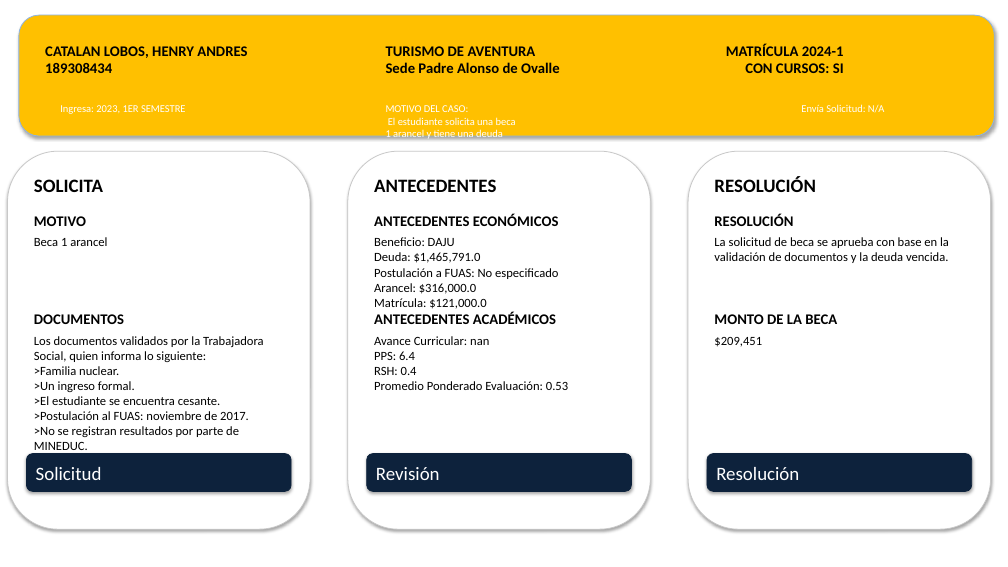
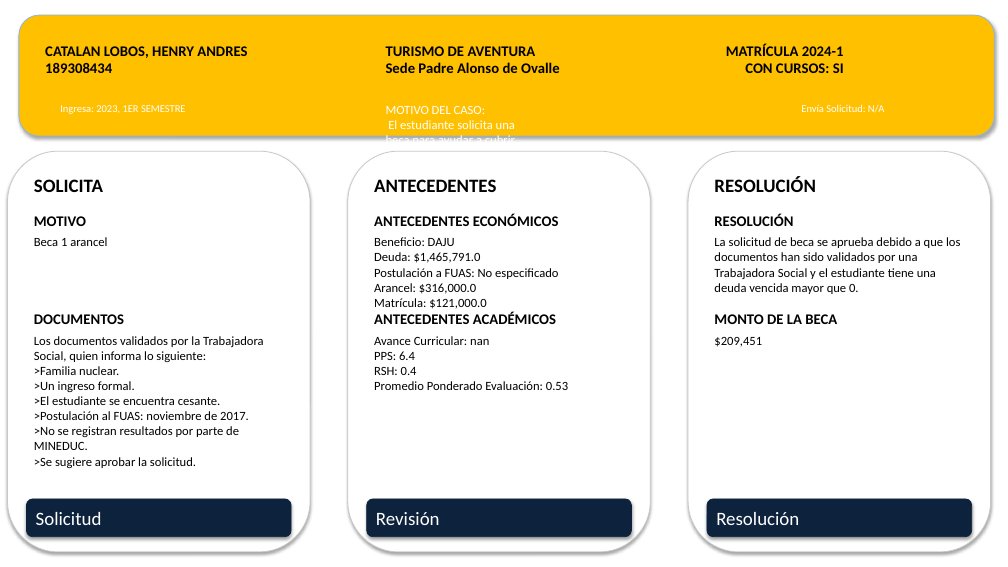
Before and after one commit to davidtroncosop/revdoc_ppt, a slide deck: slide 20 of propuestas_resolucion.pptx. Drawn at 1008x567 pixels with LibreOffice and Linux fonts; fonts in the diff are those of the drawing. Boxes give left, top, right and bottom in pixels: in the first picture for what was removed or moved away, otherwise in the second. Text is boxed around its words. In the diff, an @@ line names an element or a change of style, - is before the commit and + after.

Commit message:
más espacio para la revisón de documentos

```diff
--- a/propuestas_resolucion.pptx
+++ b/propuestas_resolucion.pptx
@@ text at [386, 106, 828, 277]: text changed; size 10 to 12 pt @@
-MOTIVO DEL CASO:
-El estudiante solicita una beca 1 arancel y tiene una deuda vencida.
+MOTIVO DEL CASO:
+El estudiante solicita una beca para ayudar a cubrir la deuda vencida registrada en el sistema.
@@ rounded rectangle: place and size @@
-rounded rectangle at [8, 151, 310, 529]
+rounded rectangle at [8, 151, 310, 552]
@@ rounded rectangle: place and size @@
-rounded rectangle at [348, 151, 650, 529]
+rounded rectangle at [348, 151, 650, 552]
@@ rounded rectangle: place and size @@
-rounded rectangle at [688, 151, 991, 529]
+rounded rectangle at [688, 151, 991, 552]
@@ text at [714, 237, 960, 294]: text changed @@
-La solicitud de beca se aprueba con base en la validación de documentos y la deuda vencida.
+La solicitud de beca se aprueba debido a que los documentos han sido validados por una Trabajadora Social y el estudiante tiene una deuda vencida mayor que 0.
@@ 3 rounded rectangles: place and size @@
-3 rounded rectangles at [26, 454, 972, 492]
+3 rounded rectangles at [26, 499, 972, 537]
@@ text in rounded rectangle at [36, 512, 102, 525]: text added @@
+Solicitud
```
Also in this commit, not shown: 28 other slides changed, 2 other files.
